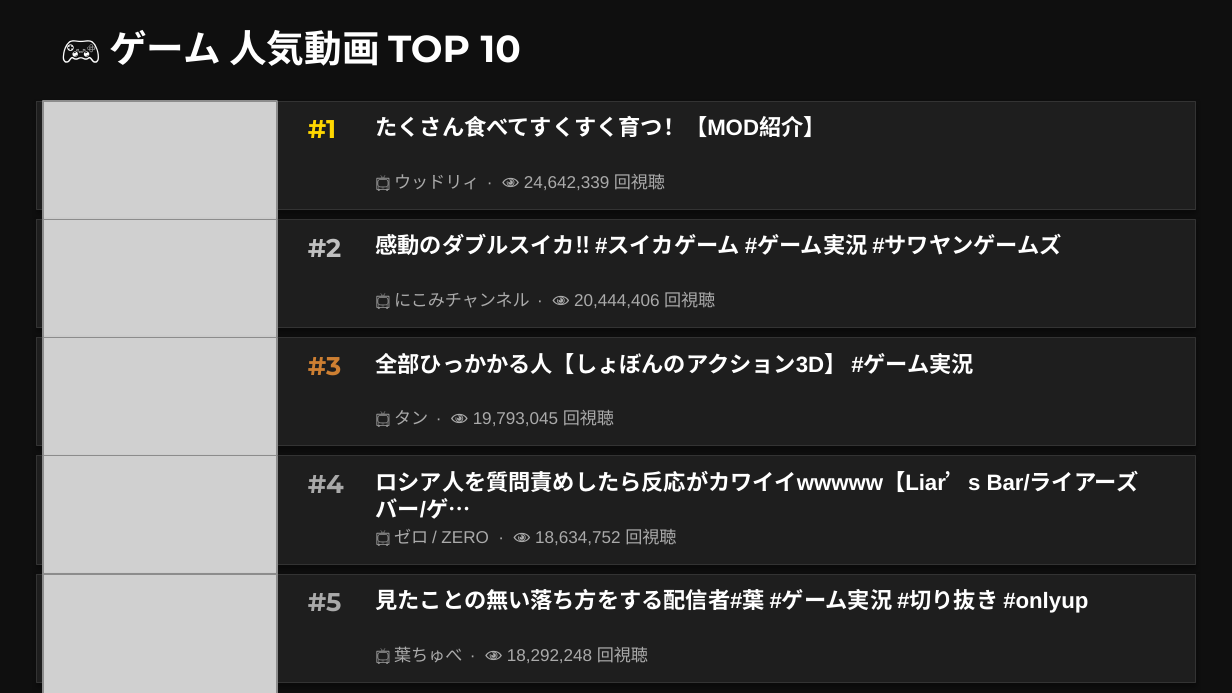
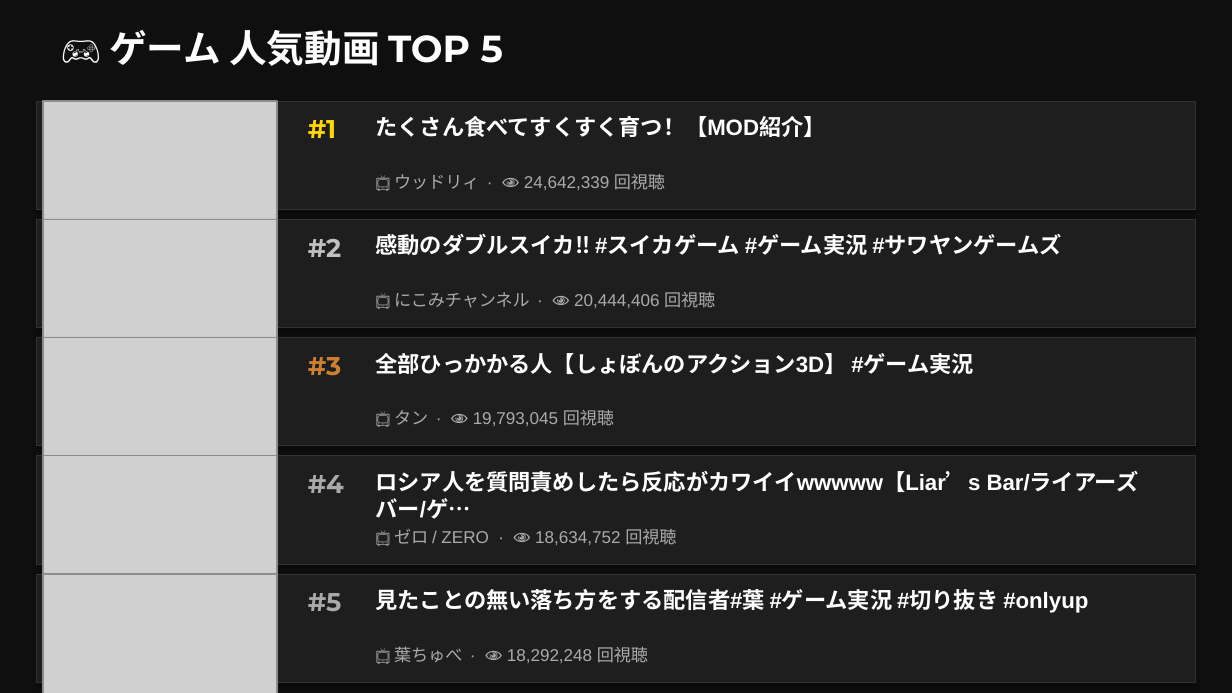
Before and after one commit to asaneasaburo0910-hub/youtube-crawler, a slide deck: slide 13 of youtube_ranking_20260509.pptx (slide 5 before the commit). Drawn at 1232x693 pixels with LibreOffice and Linux fonts; fonts in the diff are those of the drawing; grey boxes stand for pictures. Boxes give left, top, right and bottom in pixels: in the first picture for what was removed or moved away, otherwise in the second. Text is boxed around its words. In the diff, an @@ line names an element or a change of style, - is before the commit and + after.

```diff
--- a/youtube_ranking_20260509.pptx
+++ b/youtube_ranking_20260509.pptx
@@ text at (109,30,503,66): text changed @@
-🎮 ゲーム 人気動画 TOP 10
+🎮 ゲーム 人気動画 TOP 5
```
Also in this commit, not shown: 4 other slides changed, 10 slides added, 2 slides removed.
